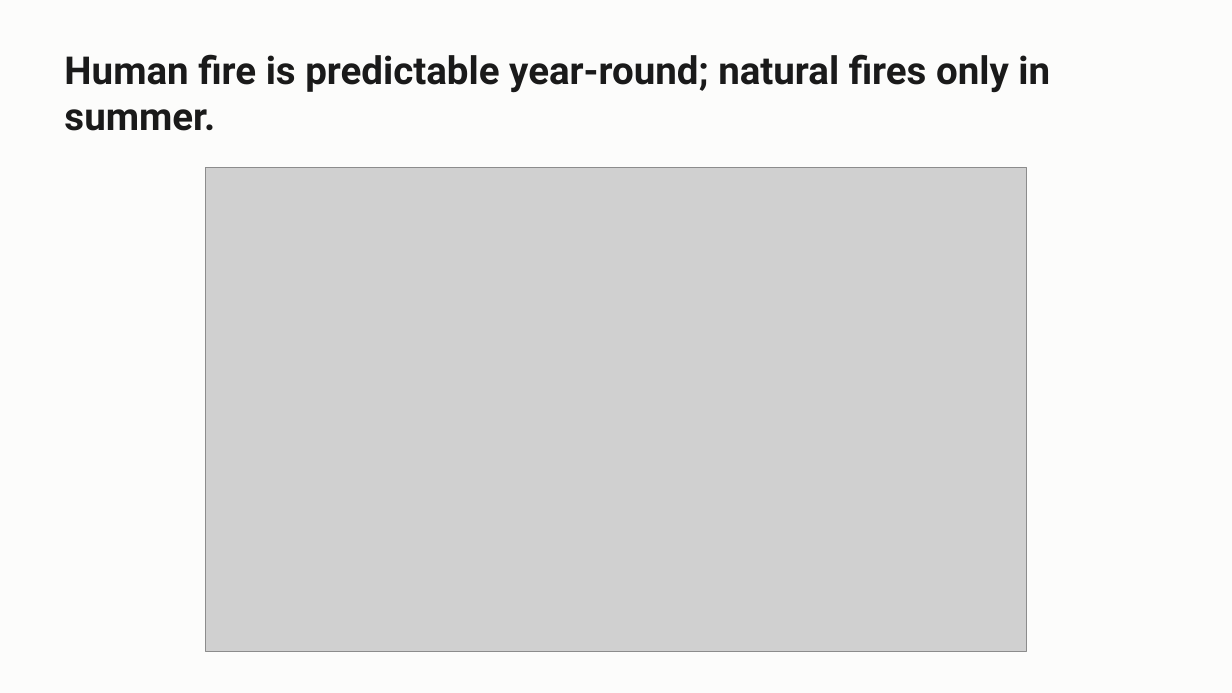
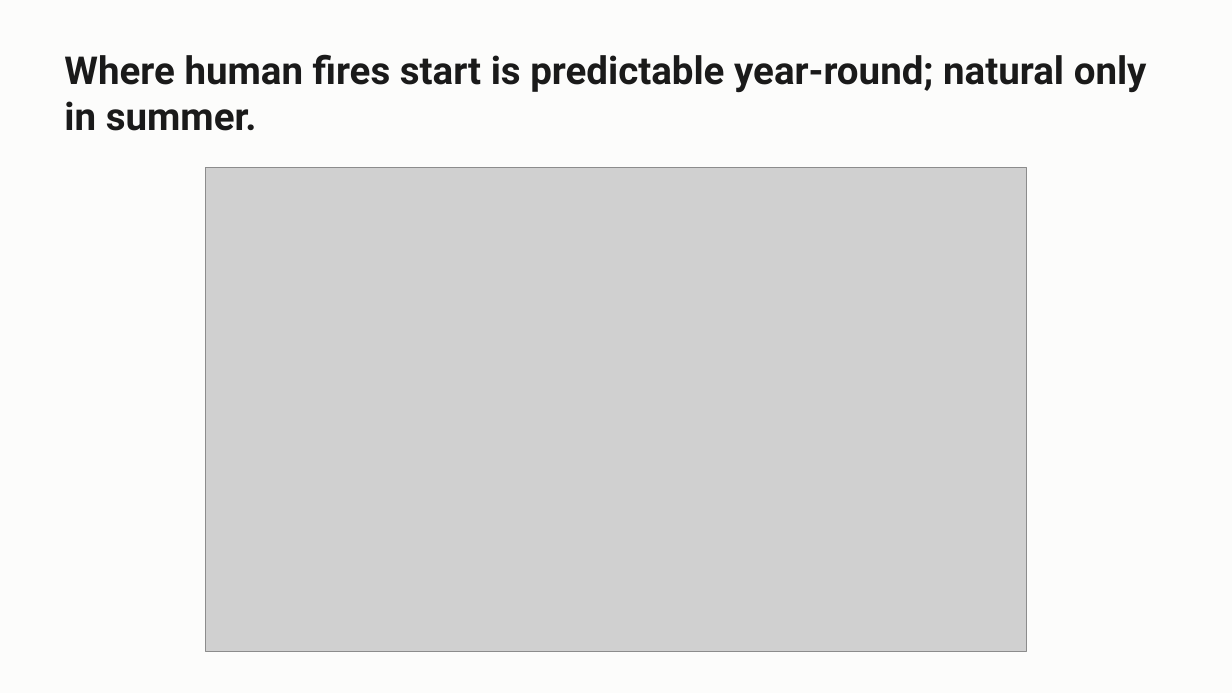
Before and after one commit to craig-rudman/MSDS696, a slide deck: slide 10 of coursework/W7/MSDS696_W7_Deck.pptx. Drawn at 1232x693 pixels with LibreOffice and Linux fonts; fonts in the diff are those of the drawing; grey boxes stand for pictures. Boxes give left, top, right and bottom in pixels: in the first picture for what was removed or moved away, otherwise in the second. Text is boxed around its words. In the diff, an @@ line names an element or a change of style, - is before the commit and + after.

```diff
--- a/coursework/W7/MSDS696_W7_Deck.pptx
+++ b/coursework/W7/MSDS696_W7_Deck.pptx
@@ text at box(64, 54, 1147, 131): text changed @@
-Human fire is predictable year-round; natural fires only in summer.
+Where human fires start is predictable year-round; natural only in summer.
```
Also in this commit, not shown: 2 other slides changed, 1 slide removed.
